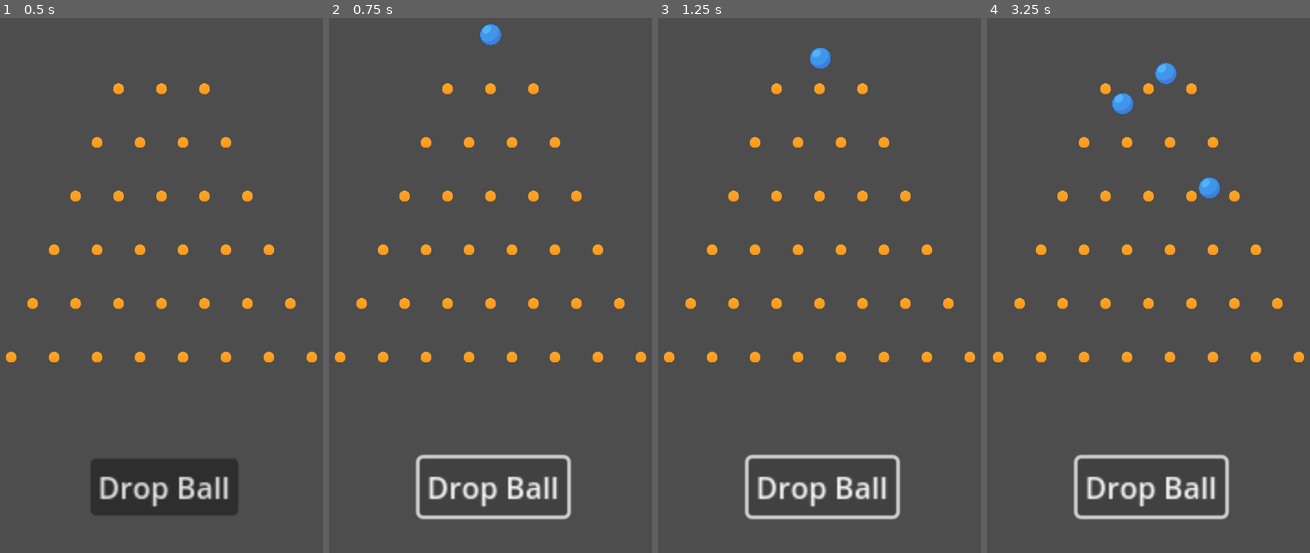
Above: before the commit, frames 1-4 (left to right).
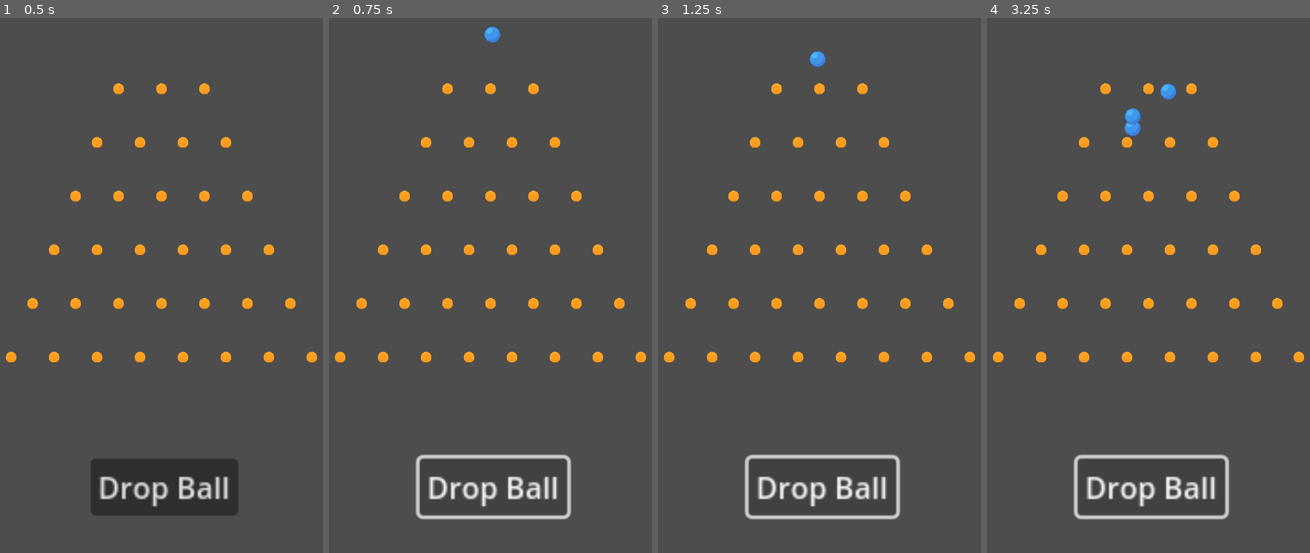
Above: after the commit, the same moments.

Repository: Burns3y/Plinko-Empire
Game: Godot game, scene res://Scenes/Plinko/plinko.tscn
The game is run twice, just before and just after one commit, with the same random seed, the same clock (stepped at 60 frames per second) and the same inputs. This scene is started directly instead of the project's main scene.
Inputs:
- Up to frame 1 (0.5 s): no input
- Up to frame 2 (0.75 s): click "Drop Ball" at 0.5 s
- Up to frame 3 (1.25 s): no input
- Up to frame 4 (3.25 s): click "Drop Ball" at 1.25 s; click "Drop Ball" at 2 s

Frame 1 is identical in both runs. In frame 2, 0.1% of the frame differs, in the area x 46-54%, y 1-6%; in frame 3, 0.1%; in frame 4, 1.0%, in the area x 38-73%, y 8-34%.

Commit message:
Pins area2Ds

Diff:
--- /dev/null
+++ b/Scenes/10x_multiplier.tscn
@@ -0,0 +1,13 @@
+[gd_scene format=3 uid="uid://booi2dasjv311"]
+
+[node name="10x_multiplier" type="ColorRect"]
+offset_right = 40.0
+offset_bottom = 24.0
+color = Color(1, 0.137255, 0.156863, 1)
+
+[node name="Label" type="Label" parent="."]
+layout_mode = 0
+offset_right = 40.0
+offset_bottom = 23.0
+text = "10x"
+horizontal_alignment = 1
--- /dev/null
+++ b/Scenes/1x_multiplier.tscn
@@ -0,0 +1,13 @@
+[gd_scene format=3 uid="uid://cg087bvephnpf"]
+
+[node name="1x_multiplier" type="ColorRect"]
+offset_right = 40.0
+offset_bottom = 24.0
+color = Color(1, 0.568627, 0.352941, 1)
+
+[node name="Label" type="Label" parent="."]
+layout_mode = 0
+offset_right = 40.0
+offset_bottom = 23.0
+text = "1x"
+horizontal_alignment = 1
--- /dev/null
+++ b/Scenes/3x_multiplier.tscn
@@ -0,0 +1,13 @@
+[gd_scene format=3 uid="uid://dd0nprt3mcu34"]
+
+[node name="3x_multiplier" type="ColorRect"]
+offset_right = 40.0
+offset_bottom = 24.0
+color = Color(1, 0.352941, 0.352941, 1)
+
+[node name="Label" type="Label" parent="."]
+layout_mode = 0
+offset_right = 40.0
+offset_bottom = 23.0
+text = "3x"
+horizontal_alignment = 1
--- a/Scenes/Plinko/plinko.gd
+++ b/Scenes/Plinko/plinko.gd
@@ -5,7 +5,8 @@
 
 # Called when the node enters the scene tree for the first time.
 func _ready():
-	pass # Replace with function body.
+	#for pin in $Pins.get_children():
+	pass
 
 
 # Called every frame. 'delta' is the elapsed time since the previous frame.
@@ -15,7 +16,7 @@
 
 func _on_ball_drop_pressed():
 	var new_ball = ball.instantiate()
+	var new_ball_pos = randf_range(-10, 10)
 	new_ball.name = "Ball"
 	$Balls.add_child(new_ball)
-	var new_ball_pos = randf_range(-1.0, 1.0)
 	new_ball.position = $BallSpawnPoint.position + Vector2(new_ball_pos, 0)
--- a/Scenes/Plinko/plinko.tscn
+++ b/Scenes/Plinko/plinko.tscn
@@ -120,4 +120,6 @@
 
 [node name="Balls" type="Node2D" parent="."]
 
+[node name="Multipliers" type="Node2D" parent="."]
+
 [connection signal="pressed" from="BallDrop" to="." method="_on_ball_drop_pressed"]
--- a/Scenes/Plinko/plinko_ball.tscn
+++ b/Scenes/Plinko/plinko_ball.tscn
@@ -1,20 +1,17 @@
-[gd_scene load_steps=4 format=3 uid="uid://dmnu1vaj2kiqj"]
+[gd_scene load_steps=3 format=3 uid="uid://dmnu1vaj2kiqj"]
 
 [ext_resource type="Texture2D" uid="uid://b0hxs2qe1nd5p" path="res://Assets/Ball-removebg-preview.png" id="1_268xg"]
 
-[sub_resource type="PhysicsMaterial" id="PhysicsMaterial_d23xa"]
-friction = 0.0
-bounce = 0.7
+[sub_resource type="CircleShape2D" id="CircleShape2D_h6ukh"]
+radius = 6.5
 
-[sub_resource type="CircleShape2D" id="CircleShape2D_h6ukh"]
-
-[node name="Plinko-ball" type="RigidBody2D"]
+[node name="Plinko-ball" type="RigidBody2D" groups=["Ball"]]
 collision_mask = 2
-physics_material_override = SubResource("PhysicsMaterial_d23xa")
 linear_damp = 1.0
 
 [node name="Sprite2D" type="Sprite2D" parent="."]
-scale = Vector2(0.18, 0.18)
+position = Vector2(0, 4.76837e-07)
+scale = Vector2(0.134444, 0.134444)
 texture = ExtResource("1_268xg")
 
 [node name="CollisionShape2D" type="CollisionShape2D" parent="."]
--- /dev/null
+++ b/Scenes/Plinko/plinko_pin.gd
@@ -0,0 +1,9 @@
+extends Area2D
+
+signal ball_entered
+
+func _on_body_entered(body):
+	var ball_velocity_x = randf_range(-70, 70)
+	if body.is_in_group("Ball"):
+		body.linear_velocity.y = -350
+		body.linear_velocity.x += ball_velocity_x
--- a/Scenes/Plinko/plinko_pin.tscn
+++ b/Scenes/Plinko/plinko_pin.tscn
@@ -1,29 +1,22 @@
-[gd_scene load_steps=5 format=3 uid="uid://cbgek2ucokmh7"]
+[gd_scene load_steps=4 format=3 uid="uid://cbgek2ucokmh7"]
 
 [ext_resource type="Texture2D" uid="uid://demtgc2ve4kre" path="res://Assets/circle_with_bg.png" id="1_isi5t"]
+[ext_resource type="Script" path="res://Scenes/Plinko/plinko_pin.gd" id="1_mctao"]
 
-[sub_resource type="PhysicsMaterial" id="PhysicsMaterial_1pt0i"]
-friction = 0.0
+[sub_resource type="RectangleShape2D" id="RectangleShape2D_t7igj"]
+size = Vector2(14, 9.5)
 
-[sub_resource type="CircleShape2D" id="CircleShape2D_v7ukq"]
-
-[sub_resource type="RectangleShape2D" id="RectangleShape2D_rvww4"]
-size = Vector2(18, 5)
-
-[node name="Plinko-Pin" type="StaticBody2D"]
+[node name="Plinko-Pin" type="Area2D"]
 collision_layer = 2
-physics_material_override = SubResource("PhysicsMaterial_1pt0i")
+script = ExtResource("1_mctao")
 
 [node name="Sprite2D" type="Sprite2D" parent="."]
-position = Vector2(2.98023e-08, 2)
+position = Vector2(3.55271e-15, 2)
 scale = Vector2(0.0288086, 0.0288086)
 texture = ExtResource("1_isi5t")
 
 [node name="CollisionShape2D" type="CollisionShape2D" parent="."]
-shape = SubResource("CircleShape2D_v7ukq")
+position = Vector2(0, -4.25)
+shape = SubResource("RectangleShape2D_t7igj")
 
-[node name="PinCollisionArea" type="Area2D" parent="."]
-
-[node name="CollisionShape2D" type="CollisionShape2D" parent="PinCollisionArea"]
-position = Vector2(0, -7.5)
-shape = SubResource("RectangleShape2D_rvww4")
+[connection signal="body_entered" from="." to="." method="_on_body_entered"]
--- /dev/null
+++ b/Scenes/point_2_multiplier.tscn
@@ -0,0 +1,17 @@
+[gd_scene load_steps=2 format=3 uid="uid://savvgj6cslhy"]
+
+[sub_resource type="LabelSettings" id="LabelSettings_unoe4"]
+shadow_color = Color(0.992157, 0.333333, 0, 0.941176)
+
+[node name="point_2_multiplier" type="ColorRect"]
+offset_right = 40.0
+offset_bottom = 24.0
+color = Color(1, 1, 0.352941, 0)
+
+[node name="Label" type="Label" parent="."]
+layout_mode = 0
+offset_right = 40.0
+offset_bottom = 23.0
+text = "0.2x"
+label_settings = SubResource("LabelSettings_unoe4")
+horizontal_alignment = 1
--- /dev/null
+++ b/Scenes/point_5_multiplier.tscn
@@ -0,0 +1,13 @@
+[gd_scene format=3 uid="uid://dnill8coykxai"]
+
+[node name="point_5_multiplier" type="ColorRect"]
+offset_right = 40.0
+offset_bottom = 24.0
+color = Color(1, 0.784314, 0.313726, 1)
+
+[node name="Label" type="Label" parent="."]
+layout_mode = 0
+offset_right = 40.0
+offset_bottom = 23.0
+text = "0.5x"
+horizontal_alignment = 1
